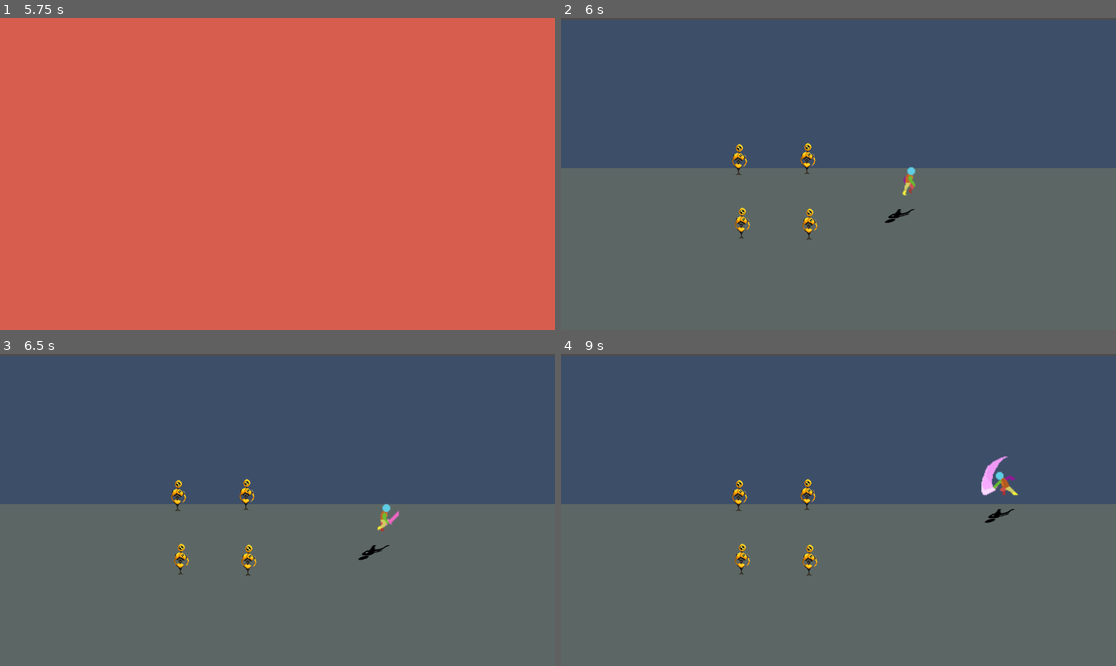
Above: before the commit, frames 1-4 (two rows, left to right).
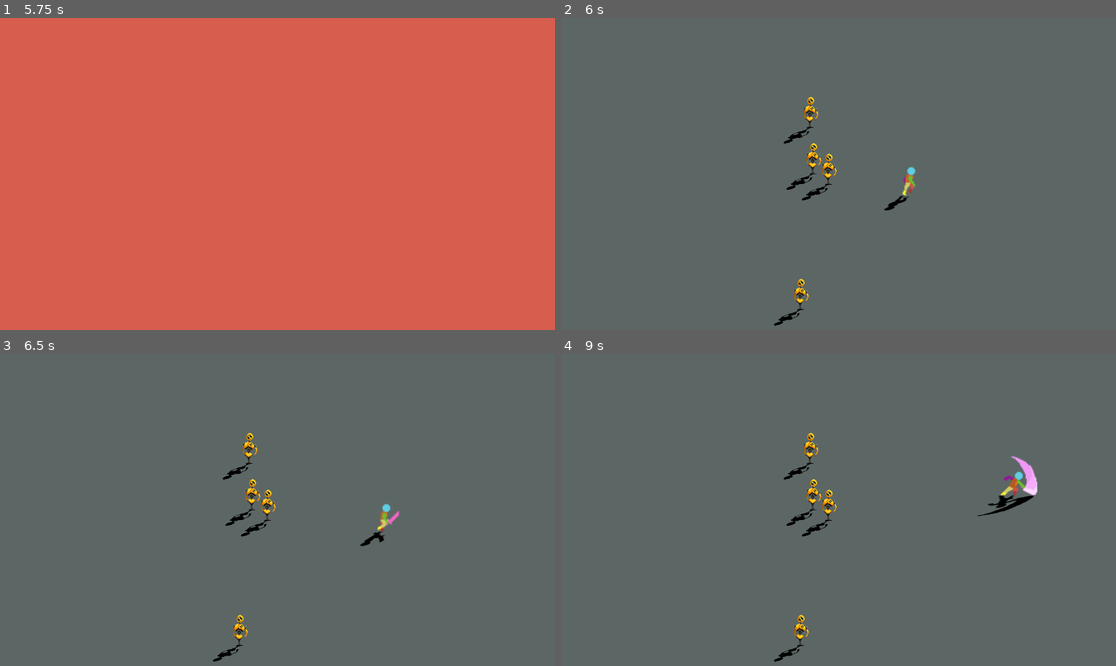
Above: after the commit, the same moments.

Repository: JuaniCargnel/Proyecto_Final_ProgIII
Game: Godot game, scene res://Escenas/MenuPrincipal.tscn
The game is run twice, just before and just after one commit, with the same random seed, the same clock (stepped at 60 frames per second) and the same inputs. Before the commit the project starts from res://Escenas/pantallaPrincipal.tscn.
Inputs (mouse positions are in pixels of both pictures, inside the frame that each line leads up to):
- Up to frame 1 (5.75 s): tap Enter at 0.5, 2, 3.5 s; move the mouse to (399, 158) at 0.52 s; hold Right (Right) 0.53-1.28 s; hold 2 (Sword) 0.53-1.28 s; tap Space at 1.25, 2.75, 4.25 s; move the mouse to (166, 189) at 1.27 s; hold Down (Down) 1.28-2.03 s; tap Shift (Correr) at 1.35 s; tap 2 (Sword) every 0.75 s from 1.55 to 4.55 s; move the mouse to (333, 105) at 2.02 s; press the mouse at (333, 105) at 2.03 s; hold Right (Right) 2.03-2.78 s; move the mouse to (249, 236) at 2.77 s; release the mouse at (249, 236) at 2.78 s; hold Up (Up) 2.78-3.53 s; right-click (249, 236) at 2.85 s; move the mouse to (444, 220) at 3.52 s; hold 1 (Hands) 3.53-4.28 s; hold Left (Left) 3.53-5.03 s; move the mouse to (111, 127) at 4.27 s; tap Q (Roll) at 4.35 s; move the mouse to (305, 174) at 5.02 s; hold Down (Down) from 5.03 s (still down); hold 2 (Sword) from 5.03 s (still down)
- Up to frame 2 (6 s): move the mouse to (755, 96) at 5.77 s; release Down (Down) at 5.78 s; release 2 (Sword) at 5.78 s; hold Right (Right) from 5.78 s (still down); tap Tab (Tab) at 5.85 s
- Up to frame 3 (6.5 s): keep holding Right (Right); tap 2 (Sword) at 6.05 s
- Up to frame 4 (9 s): move the mouse to (960, 494) at 6.52 s; release Right (Right) at 6.53 s; hold Up (Up) 6.53-7.28 s; hold 2 (Sword) 6.53-7.28 s; move the mouse to (727, 525) at 7.27 s; hold Right (Right) 7.28-8.03 s; tap Shift (Correr) at 7.35 s; tap 2 (Sword) at 7.55, 8.3 s; move the mouse to (894, 441) at 8.02 s; press the mouse at (894, 441) at 8.03 s; hold Down (Down) 8.03-8.78 s; move the mouse to (810, 572) at 8.77 s; release the mouse at (810, 572) at 8.78 s; hold Left (Left) from 8.78 s (still down); right-click (810, 572) at 8.85 s

Frame 1 is identical in both runs. In frame 2, 49% of the frame differs, in the area x 0-100%, y 0-99%; in frame 3, 49%; in frame 4, 49%.

Commit message:
Update 0.1.4

Diff:
--- a/Escenas/Dummy.tscn
+++ b/Escenas/Dummy.tscn
@@ -54,10 +54,10 @@
 [node name="Dummy" type="StaticBody2D" groups=["enemy"]]
 script = ExtResource("9_n4ddw")
 
-[node name="Sprite" type="AnimatedSprite2D" parent="."]
+[node name="Sprite" type="AnimatedSprite2D" parent="." groups=["sprite"]]
 position = Vector2(-2, -16)
 scale = Vector2(0.1, 0.1)
-sprite_frames = SubResource("SpriteFrames_i7m71")
+sprite_frames = SubResource("SpriteFrames_4lc7h")
 animation = &"dummy"
 
 [node name="CollisionShape2D" type="CollisionShape2D" parent="."]
@@ -81,5 +81,6 @@
 
 [connection signal="animation_looped" from="Sprite" to="." method="_on_sprite_animation_looped"]
 [connection signal="area_entered" from="AreaDummy" to="." method="_on_dummy_area_entered"]
+[connection signal="area_exited" from="AreaDummy" to="." method="_on_area_dummy_area_exited"]
 [connection signal="body_entered" from="HitboxCerca" to="." method="_on_hitbox_cerca_body_entered"]
 [connection signal="body_exited" from="HitboxCerca" to="." method="_on_hitbox_cerca_body_exited"]
--- /dev/null
+++ b/Escenas/Knight.tscn
@@ -0,0 +1,132 @@
+[gd_scene load_steps=20 format=3 uid="uid://darogdmvmctat"]
+
+[ext_resource type="Texture2D" uid="uid://o1ma37c4crtw" path="res://Assets/Enemies/Knight/noBKG_KnightIdle_strip.png" id="1_lohuy"]
+[ext_resource type="Script" path="res://Scripts/knight.gd" id="1_x6khp"]
+
+[sub_resource type="AtlasTexture" id="AtlasTexture_6jbxj"]
+atlas = ExtResource("1_lohuy")
+region = Rect2(0, 0, 64, 64)
+
+[sub_resource type="AtlasTexture" id="AtlasTexture_vcxrf"]
+atlas = ExtResource("1_lohuy")
+region = Rect2(64, 0, 64, 64)
+
+[sub_resource type="AtlasTexture" id="AtlasTexture_y3ygs"]
+atlas = ExtResource("1_lohuy")
+region = Rect2(128, 0, 64, 64)
+
+[sub_resource type="AtlasTexture" id="AtlasTexture_e8qct"]
+atlas = ExtResource("1_lohuy")
+region = Rect2(192, 0, 64, 64)
+
+[sub_resource type="AtlasTexture" id="AtlasTexture_cpsrf"]
+atlas = ExtResource("1_lohuy")
+region = Rect2(256, 0, 64, 64)
+
+[sub_resource type="AtlasTexture" id="AtlasTexture_umlon"]
+atlas = ExtResource("1_lohuy")
+region = Rect2(320, 0, 64, 64)
+
+[sub_resource type="AtlasTexture" id="AtlasTexture_7q2n1"]
+atlas = ExtResource("1_lohuy")
+region = Rect2(384, 0, 64, 64)
+
+[sub_resource type="AtlasTexture" id="AtlasTexture_5q77v"]
+atlas = ExtResource("1_lohuy")
+region = Rect2(448, 0, 64, 64)
+
+[sub_resource type="AtlasTexture" id="AtlasTexture_37apf"]
+atlas = ExtResource("1_lohuy")
+region = Rect2(512, 0, 64, 64)
+
+[sub_resource type="AtlasTexture" id="AtlasTexture_u32f3"]
+atlas = ExtResource("1_lohuy")
+region = Rect2(576, 0, 64, 64)
+
+[sub_resource type="AtlasTexture" id="AtlasTexture_tb8xq"]
+atlas = ExtResource("1_lohuy")
+region = Rect2(640, 0, 64, 64)
+
+[sub_resource type="AtlasTexture" id="AtlasTexture_y45do"]
+atlas = ExtResource("1_lohuy")
+region = Rect2(704, 0, 64, 64)
+
+[sub_resource type="AtlasTexture" id="AtlasTexture_sgfo0"]
+atlas = ExtResource("1_lohuy")
+region = Rect2(768, 0, 64, 64)
+
+[sub_resource type="AtlasTexture" id="AtlasTexture_8k8ki"]
+atlas = ExtResource("1_lohuy")
+region = Rect2(832, 0, 64, 64)
+
+[sub_resource type="AtlasTexture" id="AtlasTexture_6pk18"]
+atlas = ExtResource("1_lohuy")
+region = Rect2(896, 0, 64, 64)
+
+[sub_resource type="SpriteFrames" id="SpriteFrames_5iaom"]
+animations = [{
+"frames": [{
+"duration": 1.0,
+"texture": SubResource("AtlasTexture_6jbxj")
+}, {
+"duration": 1.0,
+"texture": SubResource("AtlasTexture_vcxrf")
+}, {
+"duration": 1.0,
+"texture": SubResource("AtlasTexture_y3ygs")
+}, {
+"duration": 1.0,
+"texture": SubResource("AtlasTexture_e8qct")
+}, {
+"duration": 1.0,
+"texture": SubResource("AtlasTexture_cpsrf")
+}, {
+"duration": 1.0,
+"texture": SubResource("AtlasTexture_umlon")
+}, {
+"duration": 1.0,
+"texture": SubResource("AtlasTexture_7q2n1")
+}, {
+"duration": 1.0,
+"texture": SubResource("AtlasTexture_5q77v")
+}, {
+"duration": 1.0,
+"texture": SubResource("AtlasTexture_37apf")
+}, {
+"duration": 1.0,
+"texture": SubResource("AtlasTexture_u32f3")
+}, {
+"duration": 1.0,
+"texture": SubResource("AtlasTexture_tb8xq")
+}, {
+"duration": 1.0,
+"texture": SubResource("AtlasTexture_y45do")
+}, {
+"duration": 1.0,
+"texture": SubResource("AtlasTexture_sgfo0")
+}, {
+"duration": 1.0,
+"texture": SubResource("AtlasTexture_8k8ki")
+}, {
+"duration": 1.0,
+"texture": SubResource("AtlasTexture_6pk18")
+}],
+"loop": true,
+"name": &"idle",
+"speed": 15.0
+}]
+
+[sub_resource type="RectangleShape2D" id="RectangleShape2D_up8bh"]
+size = Vector2(17, 4)
+
+[node name="Knight" type="CharacterBody2D" groups=["enemy"]]
+script = ExtResource("1_x6khp")
+
+[node name="Sprite" type="AnimatedSprite2D" parent="."]
+sprite_frames = SubResource("SpriteFrames_5iaom")
+animation = &"idle"
+frame_progress = 0.911788
+
+[node name="Hitbox" type="CollisionShape2D" parent="."]
+position = Vector2(-0.5, 11)
+shape = SubResource("RectangleShape2D_up8bh")
--- /dev/null
+++ b/Escenas/MenuPrincipal.tscn
@@ -0,0 +1,14 @@
+[gd_scene load_steps=2 format=3 uid="uid://b38j3beja0otb"]
+
+[ext_resource type="Script" path="res://Scripts/pantallaPrincipal.gd" id="1_hsuiw"]
+
+[node name="MenuPrincipal" type="Node2D"]
+script = ExtResource("1_hsuiw")
+
+[node name="ColorRect" type="ColorRect" parent="."]
+custom_minimum_size = Vector2(1980, 1024)
+offset_left = -93.0
+offset_top = -114.0
+offset_right = 2094.0
+offset_bottom = 1164.0
+color = Color(0.843137, 0.364706, 0.305882, 1)
--- a/Escenas/pantallaPrincipal.tscn
+++ /dev/null
@@ -1,14 +0,0 @@
-[gd_scene load_steps=2 format=3 uid="uid://b38j3beja0otb"]
-
-[ext_resource type="Script" path="res://Scripts/pantallaPrincipal.gd" id="1_hnol7"]
-
-[node name="MenuPrincipal" type="Node2D"]
-script = ExtResource("1_hnol7")
-
-[node name="ColorRect" type="ColorRect" parent="."]
-custom_minimum_size = Vector2(1980, 1024)
-offset_left = -93.0
-offset_top = -114.0
-offset_right = 2094.0
-offset_bottom = 1164.0
-color = Color(0.843137, 0.364706, 0.305882, 1)
--- a/Escenas/pantallaPrueba.tscn
+++ b/Escenas/pantallaPrueba.tscn
@@ -1,37 +1,32 @@
 [gd_scene load_steps=4 format=3 uid="uid://dd1bv4ft5d738"]
 
 [ext_resource type="Script" path="res://Scripts/main.gd" id="1_7mdi6"]
-[ext_resource type="PackedScene" uid="uid://dnuefdw5cng6h" path="res://Escenas/personajePrincipal.tscn" id="1_lgphv"]
+[ext_resource type="PackedScene" uid="uid://dnuefdw5cng6h" path="res://Escenas/PersonajePrincipal.tscn" id="1_lgphv"]
 [ext_resource type="PackedScene" uid="uid://dpfkju1d15fk2" path="res://Escenas/Dummy.tscn" id="2_2m73a"]
 
 [node name="PantallaPrueba" type="Node2D"]
 script = ExtResource("1_7mdi6")
 
 [node name="ColorRect2" type="ColorRect" parent="."]
-offset_left = -15.0
-offset_top = 156.0
-offset_right = 1172.0
-offset_bottom = 667.0
+offset_left = -20.0
+offset_top = -17.0
+offset_right = 1167.0
+offset_bottom = 669.0
 color = Color(0.360784, 0.403922, 0.396078, 1)
-
-[node name="ColorRect3" type="ColorRect" parent="."]
-offset_left = -24.0
-offset_top = 2.0
-offset_right = 1175.0
-offset_bottom = 156.0
-color = Color(0.239216, 0.305882, 0.407843, 1)
 
 [node name="PersonajePrincipal" parent="." instance=ExtResource("1_lgphv")]
 position = Vector2(353, 182)
 
-[node name="Dummy" parent="." instance=ExtResource("2_2m73a")]
-position = Vector2(189, 227)
+[node name="Dummys" type="Node" parent="."]
 
-[node name="Dummy2" parent="." instance=ExtResource("2_2m73a")]
-position = Vector2(259, 228)
+[node name="Dummy" parent="Dummys" instance=ExtResource("2_2m73a")]
+position = Vector2(260, 112)
 
-[node name="Dummy3" parent="." instance=ExtResource("2_2m73a")]
-position = Vector2(257, 160)
+[node name="Dummy2" parent="Dummys" instance=ExtResource("2_2m73a")]
+position = Vector2(279, 171)
 
-[node name="Dummy4" parent="." instance=ExtResource("2_2m73a")]
-position = Vector2(186, 161)
+[node name="Dummy3" parent="Dummys" instance=ExtResource("2_2m73a")]
+position = Vector2(263, 160)
+
+[node name="Dummy4" parent="Dummys" instance=ExtResource("2_2m73a")]
+position = Vector2(250, 301)
--- a/Escenas/personajePrincipal.tscn
+++ b/Escenas/personajePrincipal.tscn
@@ -810,10 +810,16 @@
 [sub_resource type="RectangleShape2D" id="RectangleShape2D_hpf4g"]
 size = Vector2(6, 6.75)
 
+[sub_resource type="RectangleShape2D" id="RectangleShape2D_gr423"]
+size = Vector2(16, 27)
+
 [node name="PersonajePrincipal" type="CharacterBody2D" groups=["player"]]
+z_index = 1
+position = Vector2(0, -2)
 script = ExtResource("1_qp7oi")
 
-[node name="Sprite" type="AnimatedSprite2D" parent="."]
+[node name="Sprite" type="AnimatedSprite2D" parent="." groups=["sprite"]]
+z_index = 1
 position = Vector2(1, -14)
 sprite_frames = SubResource("SpriteFrames_tq0vl")
 animation = &"idle"
@@ -856,6 +862,12 @@
 scale = Vector2(4, 1)
 shape = SubResource("RectangleShape2D_hpf4g")
 disabled = true
+
+[node name="AreaSprite" type="Area2D" parent="." groups=["areaSprite"]]
+
+[node name="CollisionShape2D" type="CollisionShape2D" parent="AreaSprite"]
+position = Vector2(0, -12.5)
+shape = SubResource("RectangleShape2D_gr423")
 
 [connection signal="timeout" from="Timers/Roll" to="." method="_on_roll_timeout"]
 [connection signal="timeout" from="Timers/RollTimer" to="." method="_on_roll_timer_timeout"]
--- a/Scripts/dummy.gd
+++ b/Scripts/dummy.gd
@@ -1,19 +1,23 @@
 extends StaticBody2D
 
-@export var inArea:bool
+@export var inArea:bool = false
 @export var canBeHit:bool = false
+@export var inSprite:bool = false
 
 func _on_dummy_area_entered(area):
 	if area.is_in_group("golpe") and canBeHit:
 		$Sprite.stop()
-		if area.position.x < $AreaDummy.position.x:
+		if $AreaDummy.global_position.x < area.global_position.x:
 			$Sprite.frame = 2
 		else:
 			$Sprite.frame = 1
+		$Sprite.play("dummy")
+	if area.is_in_group("areaSprite"):
+		inSprite = true
 
-		$Sprite.play("dummy")
-	else:
-		pass
+func _on_area_dummy_area_exited(area):
+	if area.is_in_group("areaSprite"):
+		inSprite = false
 
 func _on_sprite_animation_looped():
 	$Sprite.stop()
--- /dev/null
+++ b/Scripts/knight.gd
@@ -0,0 +1,4 @@
+extends CharacterBody2D
+
+@export var inArea:bool
+@export var canBeHit:bool = false
--- a/Scripts/main.gd
+++ b/Scripts/main.gd
@@ -1,20 +1,23 @@
 extends Node2D
 
-# Arreglar los golpes para que no se realicen si el personaje se mueve izquierda derecha
-# Agregar las sombras para que los golpes sean mas predecibles
+# Arreglar la wea de los sprites de los dummys
 
 func _ready():
-	$PersonajePrincipal.add_child(crear_sombras($PersonajePrincipal))
+	crear_sombras($PersonajePrincipal)
+	var enemigos = get_tree().get_nodes_in_group("enemy")
+	for enemigo in enemigos:
+		crear_sombras(enemigo)
+
 func _process(_delta):
+	update_process()
+	update_sombras($PersonajePrincipal)
 
-	update_process()
-
-func render(sprite2):
-	if $PersonajePrincipal.position.y >= sprite2.position.y:
+func render(sprite1, sprite2):
+	if sprite1.position.y >= sprite2.position.y and sprite2.inSprite:
 		sprite2.z_index = 1
-		$PersonajePrincipal.z_index = 2
-	else:
-		$PersonajePrincipal.z_index = 1
+		sprite1.z_index = 2
+	if sprite1.position.y <= sprite2.position.y and sprite2.inSprite:
+		sprite1.z_index = 1
 		sprite2.z_index = 2
 
 func on_hit(enemy):
@@ -25,28 +28,25 @@
 
 func update_process():
 	var enemigos = get_tree().get_nodes_in_group("enemy")
-
 	for enemigo in enemigos:
 		on_hit(enemigo)
-		render(enemigo)
-		crear_sombras(enemigo)
-
+		render($PersonajePrincipal, enemigo)
+		update_sombras(enemigo)
 func crear_sombras(sprite_p):
 	var sombra = AnimatedSprite2D.new()
 	var sprite_original = sprite_p.get_node("Sprite")
+	sombra.modulate = Color.BLACK
+	sombra.flip_v = true
+	sombra.skew = 45
+	sombra.z_index = 0
+	sombra.position = Vector2(sprite_original.position.x - 15, sprite_original.position.y - sprite_original.position.y + 11)
+	sombra.scale = Vector2(sprite_original.scale.x, sprite_original.scale.y)
+	sprite_p.add_child(sombra, true)
 
-	#sombra = sprite_original.duplicate()
-	sombra.set_sprite_frames(sprite_original.get_sprite_frames())
-	sombra.set_animation(sprite_original.get_animation())
-	sombra.set_frame(sprite_original.get_frame())
-
-
-	sombra.play(sprite_original.get_animation())
-	sombra.modulate = Color.BLACK
-	sombra.position =  Vector2(sprite_original.position.x - 15, sprite_original.position.y + 39)
-	sombra.flip_v = true
-	sombra.flip_h = sprite_original.is_flipped_h()
-	sombra.scale = Vector2(sprite_original.scale.x, sprite_original.scale.y)
-	sombra.skew = 45
-
-	return sombra
+func update_sombras(sprite_p):
+	var sombra_mov = sprite_p.get_node("AnimatedSprite2D")
+	var sprite_original = sprite_p.get_node("Sprite")
+	sombra_mov.flip_h = sprite_original.is_flipped_h()
+	sombra_mov.set_sprite_frames(sprite_original.get_sprite_frames())
+	sombra_mov.set_animation(sprite_original.get_animation())
+	sombra_mov.set_frame(sprite_original.get_frame())
--- a/Scripts/pantallaPrincipal.gd
+++ b/Scripts/pantallaPrincipal.gd
@@ -1,5 +1,4 @@
 extends Node2D
-
 
 func _process(_delta):
 
--- a/Scripts/personajePrincipal.gd
+++ b/Scripts/personajePrincipal.gd
@@ -89,16 +89,18 @@
 	var input_x = Input.get_action_strength("Right") - Input.get_action_strength("Left")
 	var input_y = Input.get_action_strength("Down") - Input.get_action_strength("Up")
 
-	if Input.is_action_pressed("Right"):
-		$Sprite.set_flip_h(false)
-		$Hitbox.position = Vector2(-0.5,0)
-		derecha = true
-		izquierda = false
-	if Input.is_action_pressed("Left"):
-		$Sprite.set_flip_h(true)
-		$Hitbox.position = Vector2(2.5,0)
-		izquierda = true
-		derecha = false
+	if !hitA:
+		if !hitB:
+			if Input.is_action_pressed("Right"):
+				$Sprite.set_flip_h(false)
+				$Hitbox.position = Vector2(-0.5,0)
+				derecha = true
+				izquierda = false
+			if Input.is_action_pressed("Left"):
+				$Sprite.set_flip_h(true)
+				$Hitbox.position = Vector2(2.5,0)
+				izquierda = true
+				derecha = false
 
 	direccion = Vector2(input_x, input_y)
 
@@ -134,40 +136,43 @@
 		canHitB = false
 		$Timers/HitB.start()
 	elif hitA:
+		direccion = Vector2.ZERO
 		if activeSword:
 			$AreaGolpes/CollisionShapeGolpes.scale = Vector2(2.5,4)
+			if $Sprite.frame == 3:
+				$AreaGolpes/CollisionShapeGolpes.disabled = false
 			if derecha:
 				$AreaGolpes/CollisionShapeGolpes.position = Vector2(20,2)
 			if izquierda:
 				$AreaGolpes/CollisionShapeGolpes.position = Vector2(-20,1)
 		elif !activeSword:
 			$AreaGolpes/CollisionShapeGolpes.scale = Vector2(2,1)
+			if $Sprite.frame == 1:
+				$AreaGolpes/CollisionShapeGolpes.disabled = false
 			if derecha:
 				$AreaGolpes/CollisionShapeGolpes.position = Vector2(14,-1)
 			elif izquierda:
 				$AreaGolpes/CollisionShapeGolpes.position = Vector2(-14,-1)
-
-		direccion = Vector2.ZERO
-		$AreaGolpes/CollisionShapeGolpes.disabled = false
-
 		if Input.is_action_pressed("GolpeB"):
 			comboB = true
 	elif hitB:
-		if activeSword:
+		direccion = Vector2.ZERO
+		if activeSword:
+			if $Sprite.frame == 3:
+				$AreaGolpes/CollisionShapeGolpes.disabled = false
 			$AreaGolpes/CollisionShapeGolpes.scale = Vector2(4,1)
 			if derecha:
 				$AreaGolpes/CollisionShapeGolpes.position = Vector2(27,2)
 			elif izquierda:
 				$AreaGolpes/CollisionShapeGolpes.position = Vector2(-27,2)
 		elif !activeSword:
+			if $Sprite.frame == 2:
+				$AreaGolpes/CollisionShapeGolpes.disabled = false
 			$AreaGolpes/CollisionShapeGolpes.scale = Vector2(2,2)
 			if derecha:
 				$AreaGolpes/CollisionShapeGolpes.position = Vector2(22,4)
 			elif izquierda:
 				$AreaGolpes/CollisionShapeGolpes.position = Vector2(-22,4)
-
-		direccion = Vector2.ZERO
-		$AreaGolpes/CollisionShapeGolpes.disabled = false
 	else:
 		hitB = false
 		hitA = false
@@ -175,7 +180,6 @@
 
 func _on_roll_timeout():
 	roll = false
-
 	if comboA:
 		hitA = true
 		$Timers/HitA.start()
@@ -192,6 +196,7 @@
 
 func _on_hit_a_timeout():
 	hitA = false
+	$AreaGolpes/CollisionShapeGolpes.disabled = true
 	$Timers/HitATimer.start()
 	if comboB:
 		hitB = true
@@ -203,6 +208,7 @@
 
 func _on_hit_b_timeout():
 	hitB = false
+	$AreaGolpes/CollisionShapeGolpes.disabled = true
 	$Timers/HitBTimer.start()
 
 func _on_hit_b_timer_timeout():
--- a/project.godot
+++ b/project.godot
@@ -11,7 +11,7 @@
 [application]
 
 config/name="Proyecto_Final_ProgIII"
-run/main_scene="res://Escenas/PantallaPrincipal.tscn"
+run/main_scene="res://Escenas/MenuPrincipal.tscn"
 config/features=PackedStringArray("4.2", "Forward Plus")
 config/icon="res://icon.svg"
 
Not shown, added: Assets/Botones/Creditos.txt
Binary file added: Assets/Botones/Rectangular/Blue/Audio 192x48.png
Not shown, added: Assets/Botones/Rectangular/Blue/Audio 192x48.png.import
Binary file added: Assets/Botones/Rectangular/Blue/Blank 192x48.png
Not shown, added: Assets/Botones/Rectangular/Blue/Blank 192x48.png.import
Binary file added: Assets/Botones/Rectangular/Blue/Campaign 192x48.png
Not shown, added: Assets/Botones/Rectangular/Blue/Campaign 192x48.png.import
Binary file added: Assets/Botones/Rectangular/Blue/Config 192x48.png
Not shown, added: Assets/Botones/Rectangular/Blue/Config 192x48.png.import
Binary file added: Assets/Botones/Rectangular/Blue/Configuration 192x48.png
Not shown, added: Assets/Botones/Rectangular/Blue/Configuration 192x48.png.import
Binary file added: Assets/Botones/Rectangular/Blue/Continue 192x48.png
(and 1168 more such lines)
